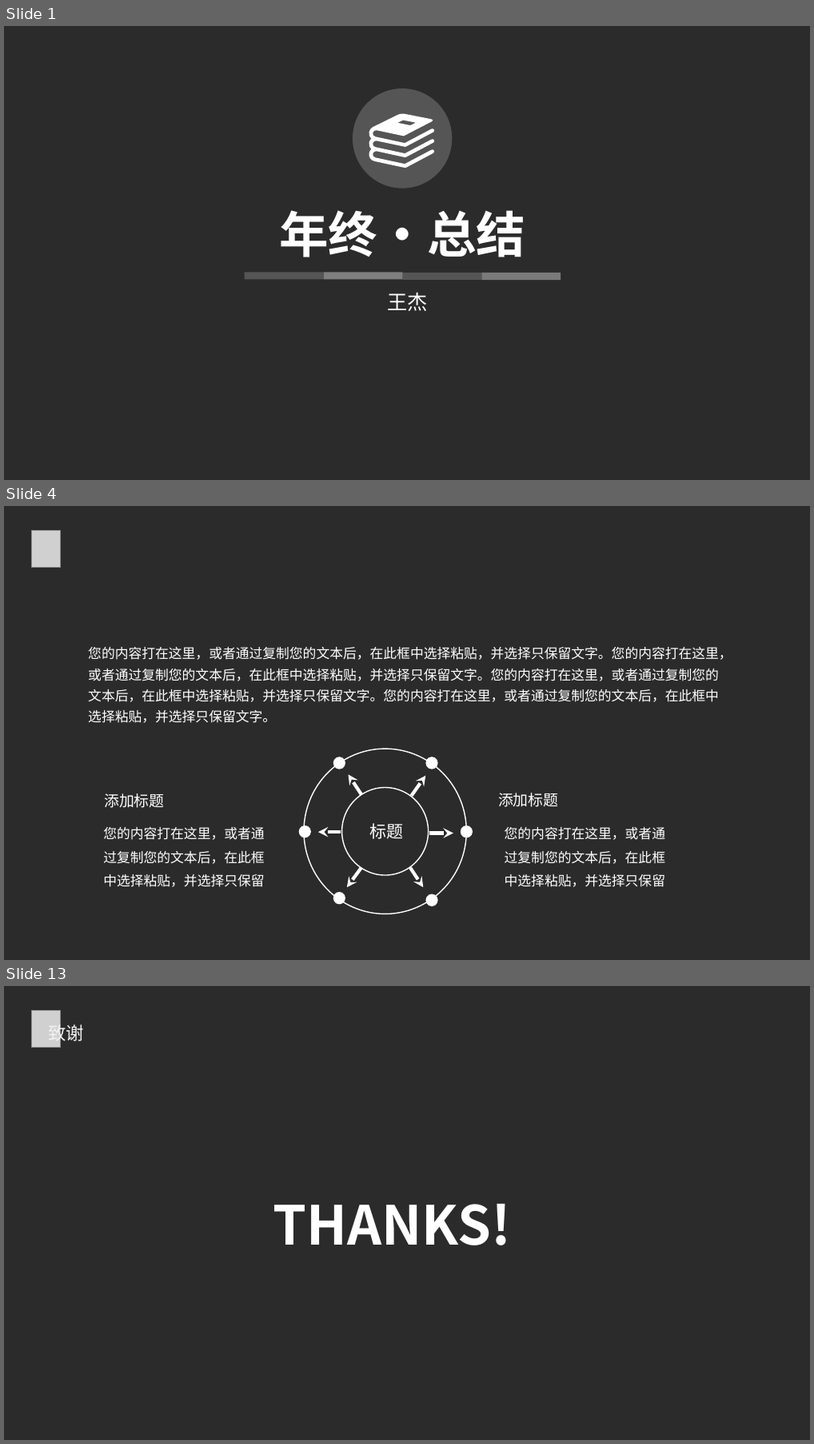
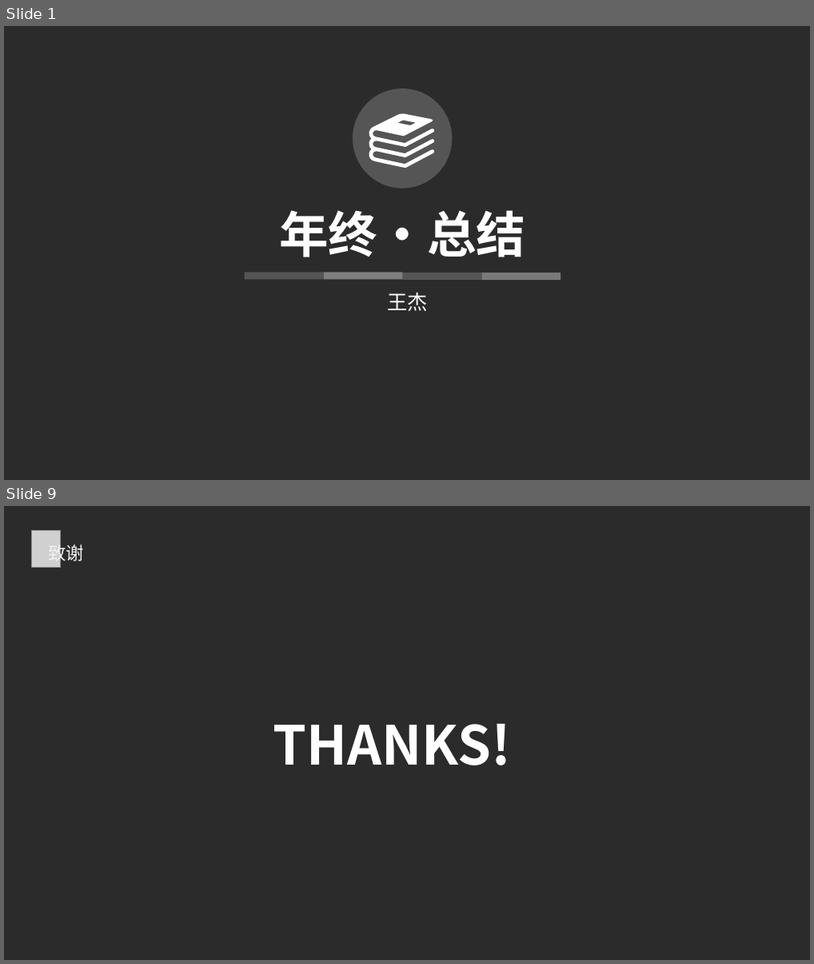
Before and after one commit to windright/ml_refer, a slide deck: 202001/年终总结.pptx. Shown one above the other, each under a label of ours: slides 1, 4 and 13 before the commit, slides 1 and 9 after it; the slides between them are not shown. The pictures are 814x1444 and 814x964 pixels, drawn with LibreOffice and Linux fonts; fonts in the diff are those of the drawing; grey boxes stand for pictures; background and template pictures are left out; a plain dark background stands for a picture behind light text. Boxes give left, top, right and bottom in pixels: in the first picture for what was removed or moved away, otherwise in the second. Text is boxed around its words. In the diff, an @@ line names an element or a change of style, - is before the commit and + after.

```diff
--- a/202001/年终总结.pptx
+++ b/202001/年终总结.pptx
@@ slide 4 removed at box(4, 506, 810, 960), background picture (left out) @@
@@ picture removed at box(31, 530, 61, 567) @@
@@ text removed at box(88, 647, 733, 723) @@
-您的内容打在这里，或者通过复制您的文本后，在此框中选择粘贴，并选择只保留文字。您的内容打在这里，或者通过复制您的文本后，在此框中选择粘贴，并选择只保留文字。您的内容打在这里，或者通过复制您的文本后，在此框中选择粘贴，并选择只保留文字。您的内容打在这里，或者通过复制您的文本后，在此框中选择粘贴，并选择只保留文字。
@@ text removed at box(104, 793, 164, 808) @@
-添加标题
@@ ellipse removed at box(342, 788, 428, 876) @@
@@ text removed at box(498, 792, 558, 807) @@
-添加标题
@@ text removed at box(103, 827, 264, 887) @@
-您的内容打在这里，或者通过复制您的文本后，在此框中选择粘贴，并选择只保留
@@ text removed at box(370, 823, 403, 839) @@
-标题
@@ text removed at box(505, 827, 666, 887) @@
-您的内容打在这里，或者通过复制您的文本后，在此框中选择粘贴，并选择只保留
@@ group removed at box(299, 748, 473, 914): 7 ellipses, 6 freeform shapes @@
@@ what was slide 13 is now slide 9 @@
```
Also in this commit, not shown: 2 slides changed, 5 slides added, 8 other slides removed.
